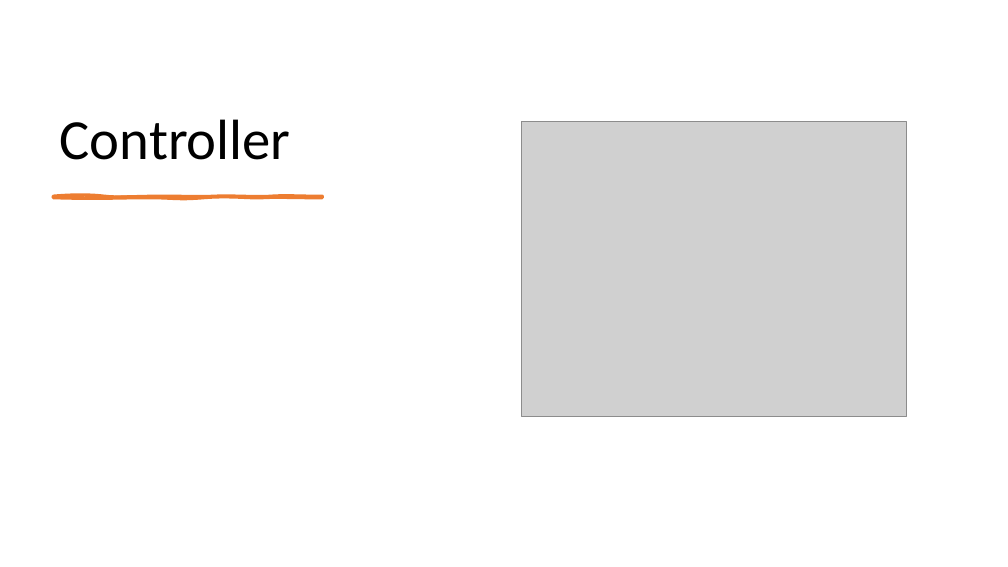
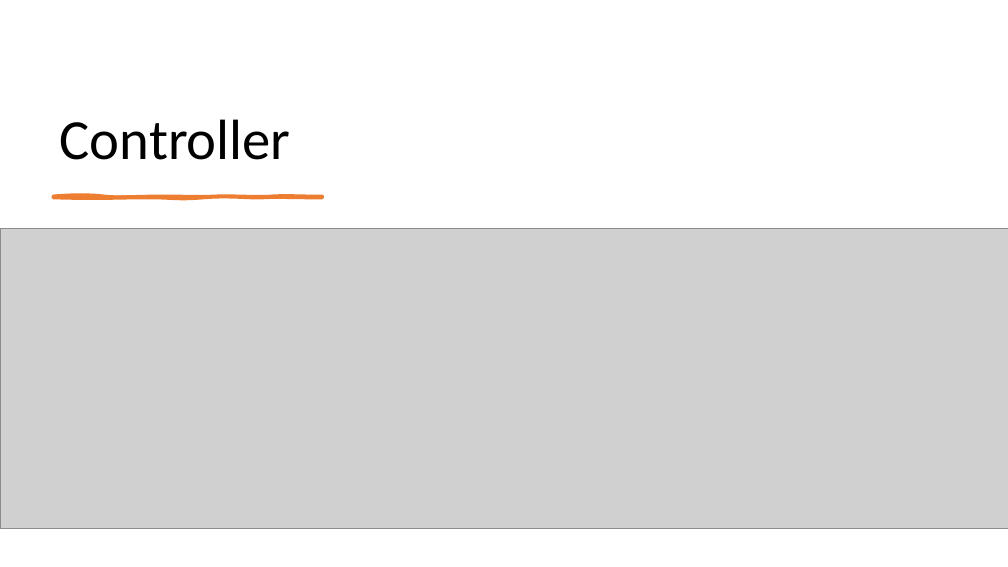
Before and after one commit to duyenpt180067/TKXDPM.KSCQ.20211-11, a slide deck: slide 14 of final_submission/slide.pptx (slide 13 before the commit). Drawn at 1008x567 pixels with LibreOffice and Linux fonts; fonts in the diff are those of the drawing; grey boxes stand for pictures. Boxes give left, top, right and bottom in pixels: in the first picture for what was removed or moved away, otherwise in the second. Text is boxed around its words. In the diff, an @@ line names an element or a change of style, - is before the commit and + after.

```diff
--- a/final_submission/slide.pptx
+++ b/final_submission/slide.pptx
@@ picture removed at bbox=[522, 122, 907, 417] @@
@@ picture added at bbox=[0, 228, 1008, 529] @@
```
Also in this commit, not shown: 7 other slides changed, 5 slides added, 2 slides removed, 2 other files.
